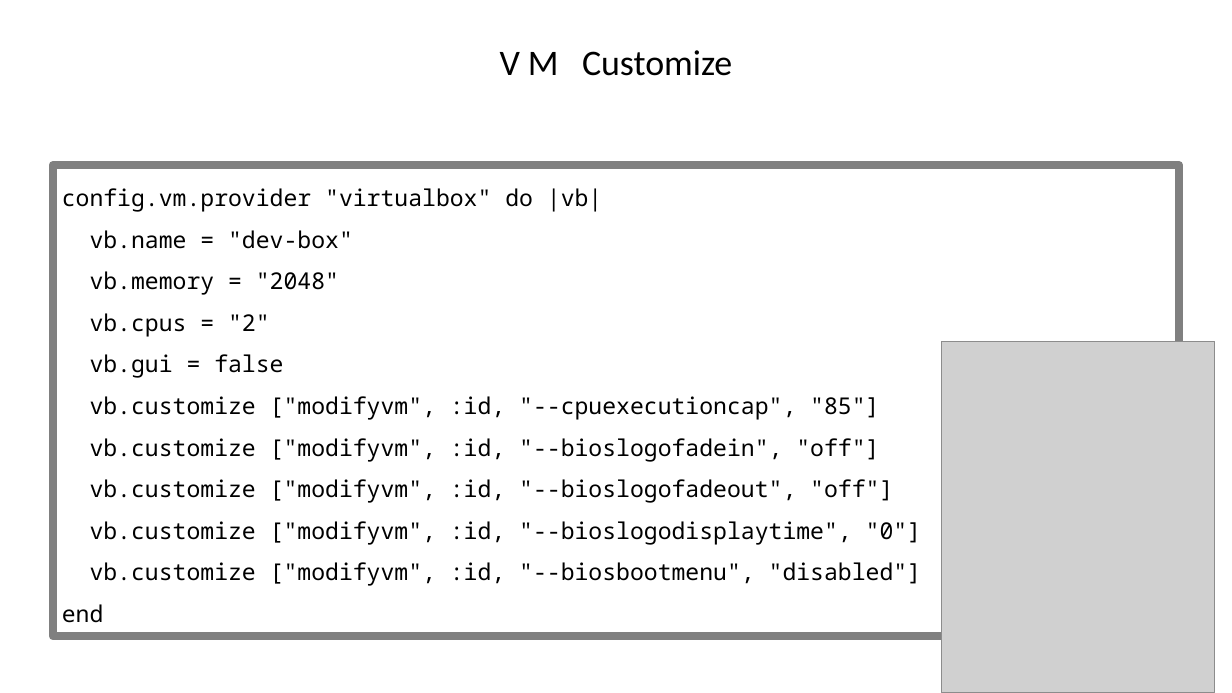
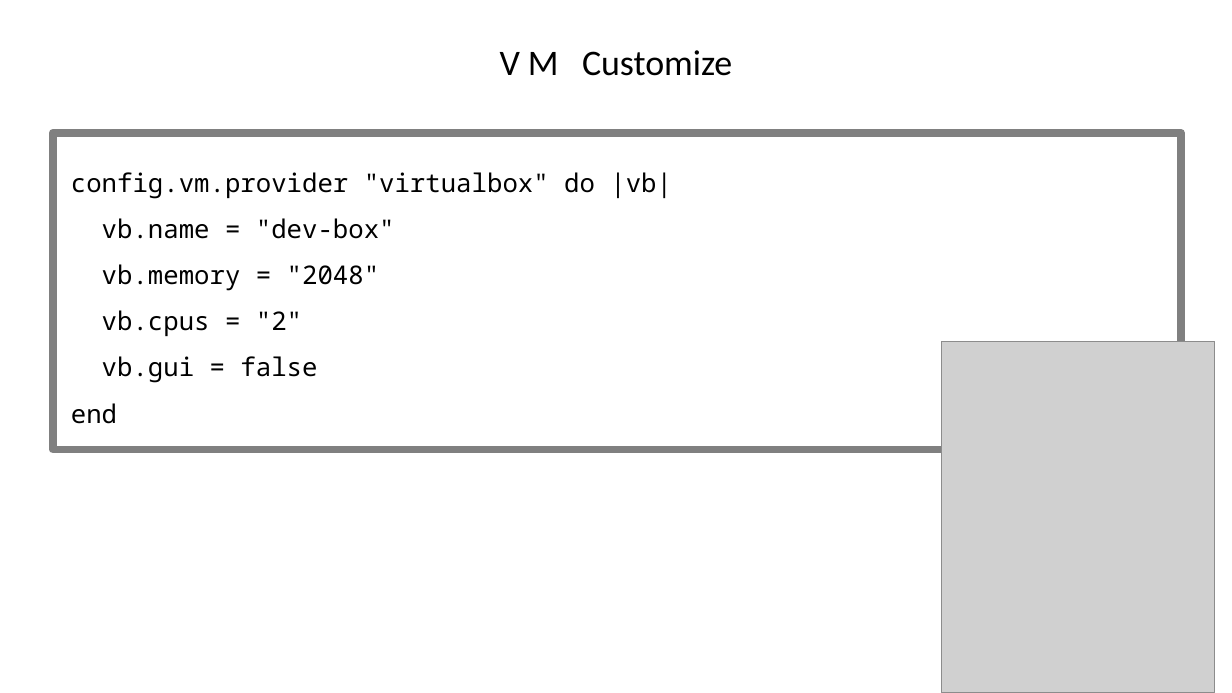
Before and after one commit to agavazov/vagrant-presentation, a slide deck: slide 22 of vagrant.pptx (slide 14 before the commit). Drawn at 1232x693 pixels with LibreOffice and Linux fonts; fonts in the diff are those of the drawing; grey boxes stand for pictures. Boxes give left, top, right and bottom in pixels: in the first picture for what was removed or moved away, otherwise in the second. Text is boxed around its words. In the diff, an @@ line names an element or a change of style, - is before the commit and + after.

```diff
--- a/vagrant.pptx
+++ b/vagrant.pptx
@@ rectangle "config.vm.provider "virtualbox" do |vb|": place and size @@
-rectangle "config.vm.provider "virtualbox" do |vb|" at bbox=[53, 165, 1179, 637]
+rectangle "config.vm.provider "virtualbox" do |vb|" at bbox=[53, 133, 1181, 450]
@@ rectangle "config.vm.provider "virtualbox" do |vb|" at bbox=[53, 133, 1181, 450]: size 18 to 20 pt @@
@@ text in rectangle at bbox=[90, 396, 921, 586]: paragraphs removed @@
-vb.customize ["modifyvm", :id, "--cpuexecutioncap", "85"]
-vb.customize ["modifyvm", :id, "--bioslogofadein", "off"]
-vb.customize ["modifyvm", :id, "--bioslogofadeout", "off"]
-vb.customize ["modifyvm", :id, "--bioslogodisplaytime", "0"]
-vb.customize ["modifyvm", :id, "--biosbootmenu", "disabled"]
```
Also in this commit, not shown: 10 other slides changed, 11 slides added, 6 slides removed, 21 other files.
